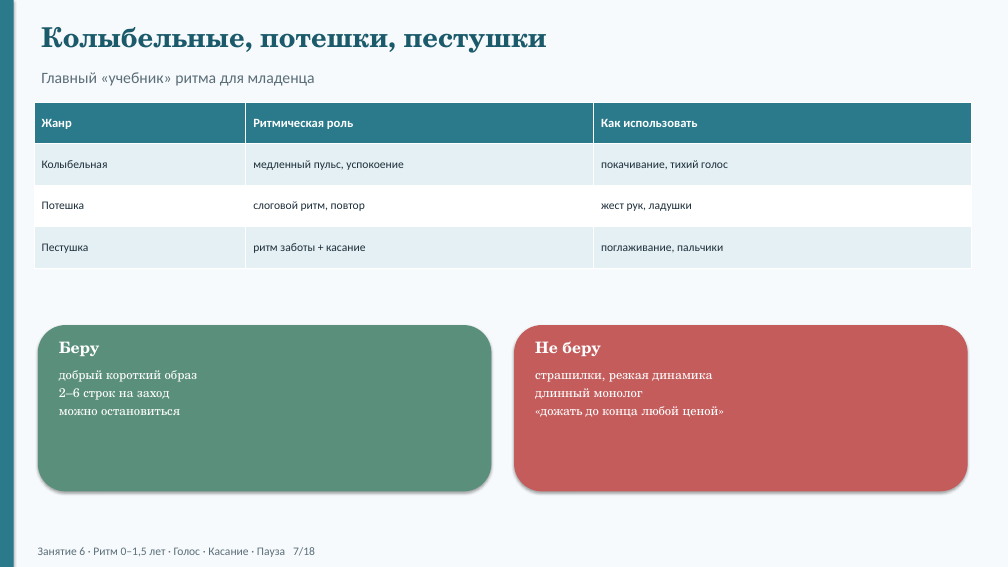
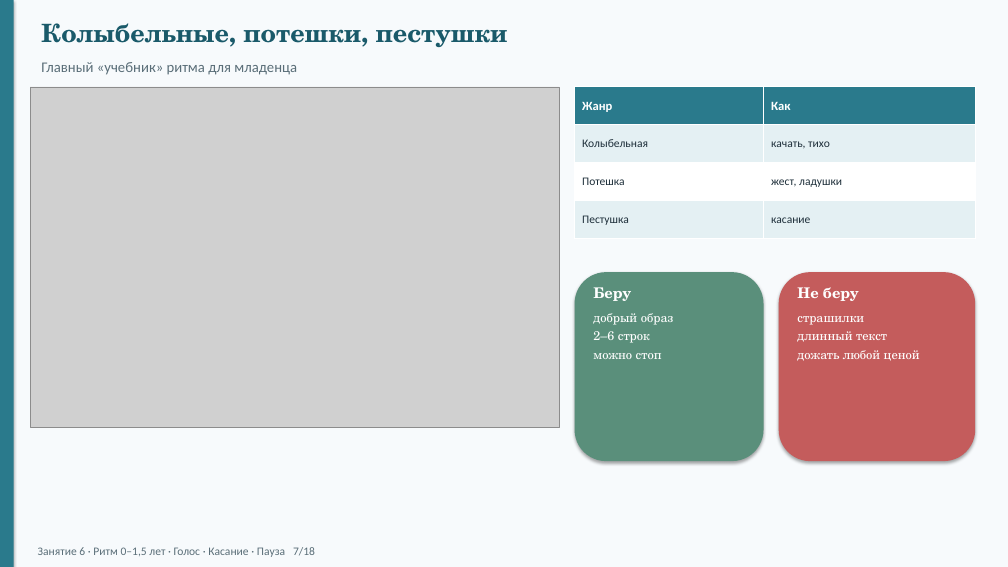
Before and after one commit to Maer-Yakov/vpn-client, a slide deck: slide 7 of docs/konspekty/zanyatie-06-prezentaciya.pptx. Drawn at 1008x567 pixels with LibreOffice and Linux fonts; fonts in the diff are those of the drawing; grey boxes stand for pictures. Boxes give left, top, right and bottom in pixels: in the first picture for what was removed or moved away, otherwise in the second. Text is boxed around its words. In the diff, an @@ line names an element or a change of style, - is before the commit and + after.

```diff
--- a/docs/konspekty/zanyatie-06-prezentaciya.pptx
+++ b/docs/konspekty/zanyatie-06-prezentaciya.pptx
@@ text "Колыбельные, потешки, пестушки" at [41,23,508,47]: size 26 to 24 pt @@
@@ text "Главный «учебник» ритма для младенца": place and size @@
-text "Главный «учебник» ритма для младенца" at [41,72,315,86]
+text "Главный «учебник» ритма для младенца" at [41,62,297,75]
@@ picture added at [30,87,560,427] @@
@@ table at [575,87,975,238] @@
-column 2: Ритмическая роль | медленный пульс, успокоение | слоговой ритм, повтор | ритм заботы + касание
-column 3: Как использовать | покачивание, тихий голос | жест рук, ладушки | поглаживание, пальчики
+column 2: Как | качать, тихо | жест, ладушки | касание
@@ table: place and size @@
-table at [34,102,972,268]
+table at [575,87,975,238]
@@ rounded rectangle added at [575,272,764,461], fill #5A8F7B @@
@@ size 15 to 14 pt in 3 elements at [41,62,297,75], [797,287,859,301], [593,287,631,301] @@
@@ text "Беру": place and size @@
-text "Беру" at [59,341,100,356]
+text "Беру" at [593,287,631,301]
@@ rounded rectangle: place and size @@
-rounded rectangle at [514,325,968,492]
+rounded rectangle at [779,272,975,461]
@@ text "Не беру": place and size @@
-text "Не беру" at [535,341,601,356]
+text "Не беру" at [797,287,859,301]
@@ rounded rectangle removed at [38,325,492,492] @@
@@ text at [593,313,673,359]: text changed @@
-добрый короткий образ
-2–6 строк на заход
-можно остановиться
+добрый образ
+2–6 строк
+можно стоп
@@ text at [797,316,920,361]: text changed @@
-страшилки, резкая динамика
-длинный монолог
-«дожать до конца любой ценой»
+страшилки
+длинный текст
+дожать любой ценой
```
Also in this commit, not shown: 17 other slides changed, 21 other files.
